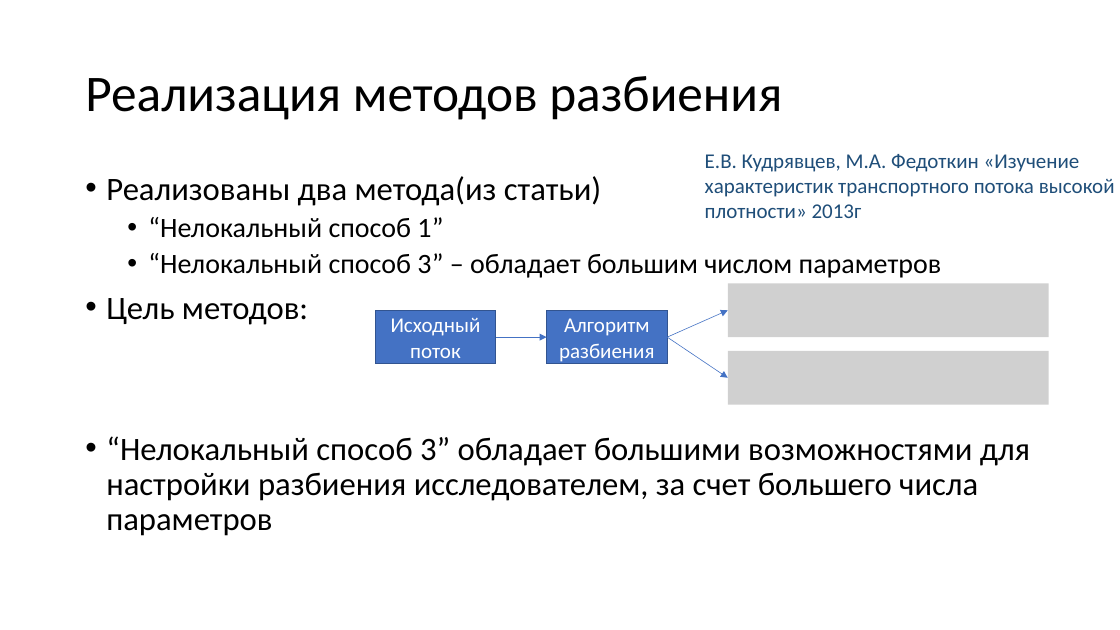
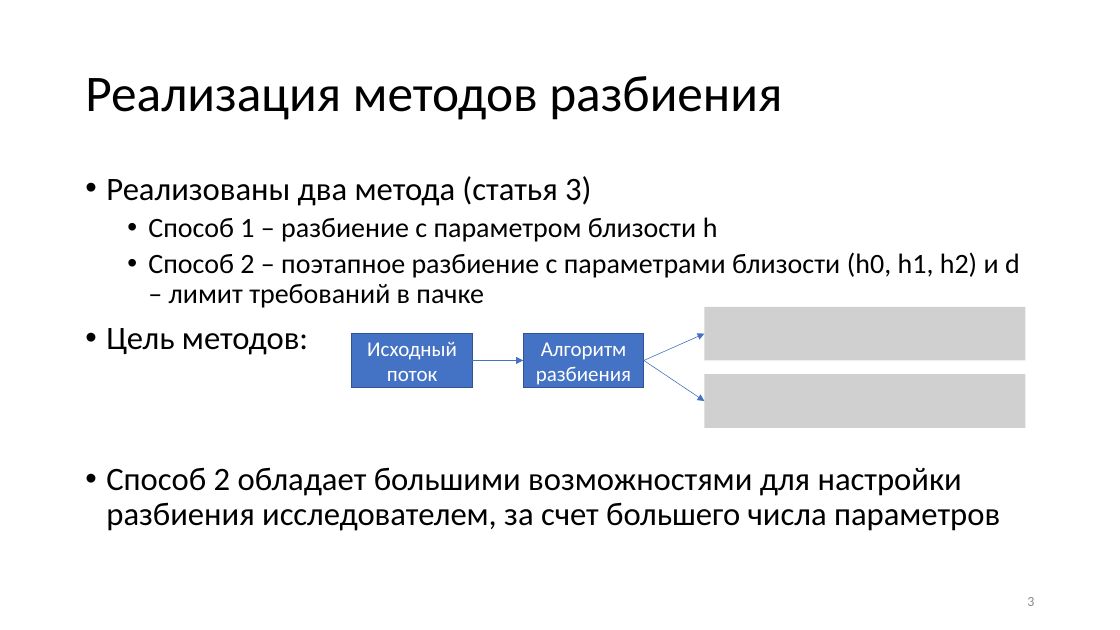
Before and after one commit to AlexeyKumin/SW_Global_Terrorism, a slide deck: slide 3 of Scientific_work_Kumin.pptx. Drawn at 1120x630 pixels with LibreOffice and Linux fonts; fonts in the diff are those of the drawing; grey boxes stand for pictures. Boxes give left, top, right and bottom in pixels: in the first picture for what was removed or moved away, otherwise in the second. Text is boxed around its words. In the diff, an @@ line names an element or a change of style, - is before the commit and + after.

```diff
--- a/Scientific_work_Kumin.pptx
+++ b/Scientific_work_Kumin.pptx
@@ text at box(106, 176, 1020, 308): text changed @@
-• Реализованы два метода(из статьи)
-  • “Нелокальный способ 1”
-  • “Нелокальный способ 3” – обладает большим числом параметров
+• Реализованы два метода (статья 3)
+  • Способ 1 – разбиение с параметром близости h
+  • Способ 2 – поэтапное разбиение с параметрами близости (h0, h1, h2) и d – лимит требований в пачке
@@ text removed at box(705, 154, 1115, 218) @@
-Е.В. Кудрявцев, М.А. Федоткин «Изучение характеристик транспортного потока высокой плотности» 2013г
@@ 3 arrows, 2 rectangles, 2 pictures: place and size @@
-3 arrows, 2 rectangles, 2 pictures at box(376, 283, 1049, 405)
+3 arrows, 2 rectangles, 2 pictures at box(352, 307, 1026, 429)
@@ text at box(106, 467, 1000, 531): text changed @@
-• “Нелокальный способ 3” обладает большими возможностями для настройки разбиения исследователем, за счет большего числа параметров
+• Способ 2 обладает большими возможностями для настройки разбиения исследователем, за счет большего числа параметров
@@ page number added at box(1027, 597, 1034, 606), 12 pt, text #8C8C8C @@
+3
```
Also in this commit, not shown: 5 other slides changed, 1 slide added, 1 slide removed, 3 other files.
